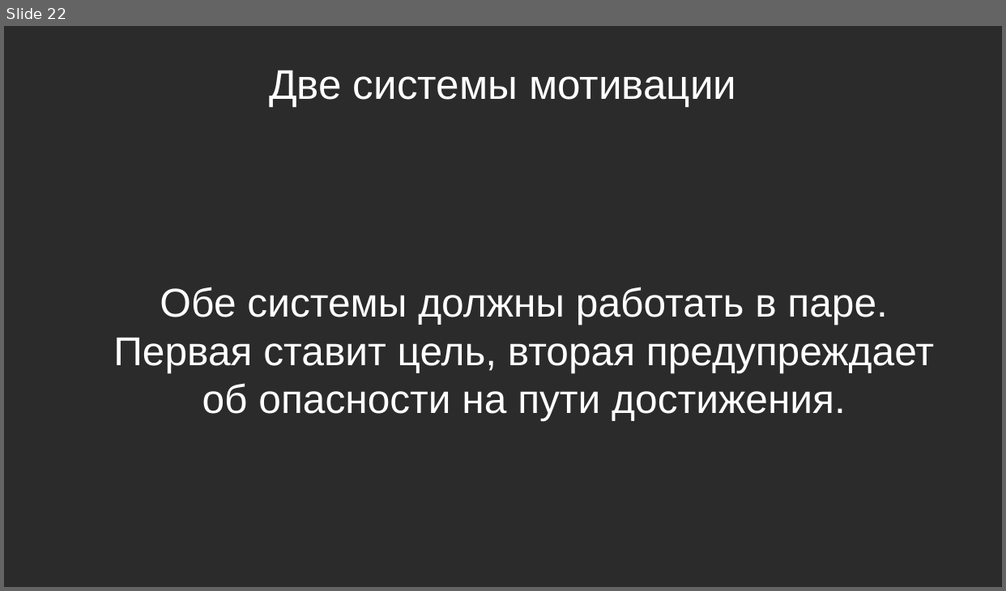
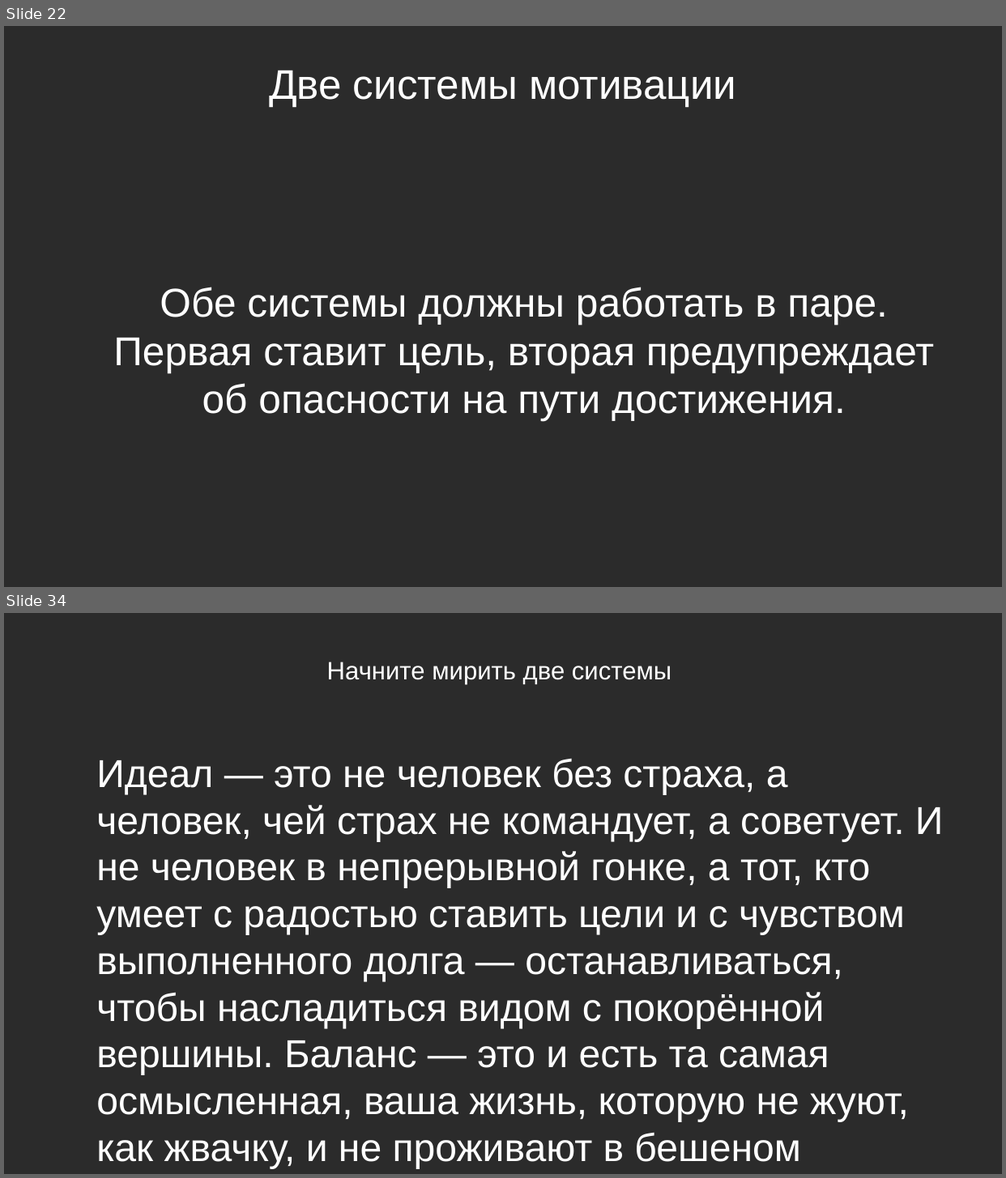
Before and after one commit to Chularev/articles, a slide deck: Psychology/Гомеостаз и мотивация (практика).odp. Shown one above the other, each under a label of ours: slide 22 before the commit, slides 22 and 34 after it; the slides between them are not shown. The pictures are 1006x591 and 1006x1178 pixels, drawn with LibreOffice and Linux fonts; fonts in the diff are those of the drawing; background and template pictures are left out; a plain dark background stands for a picture behind light text. Boxes give left, top, right and bottom in pixels: in the first picture for what was removed or moved away, otherwise in the second. Text is boxed around its words. In the diff, an @@ line names an element or a change of style, - is before the commit and + after.

```diff
--- a/Psychology/Гомеостаз и мотивация (практика).odp
+++ b/Psychology/Гомеостаз и мотивация (практика).odp
@@ slide 34 added at (x1=4, y1=613, x2=1002, y2=1174), background picture (left out) @@
@@ title added at (x1=327, y1=662, x2=671, y2=685), 20 pt, text #FFFFFF @@
+Начните мирить две системы
@@ text added at (x1=96, y1=759, x2=944, y2=1169), 31 pt, text #FFFFFF @@
+Идеал — это не человек без страха, а человек, чей страх не командует, а советует. И не человек в непрерывной гонке, а тот, кто умеет с радостью ставить цели и с чувством выполненного долга — останавливаться, чтобы насладиться видом с покорённой вершины. Баланс — это и есть та самая осмысленная, ваша жизнь, которую не жуют, как жвачку, и не проживают в бешеном спринте
```
Also in this commit, not shown: 4 slides changed, 13 other slides added, 1 slide removed.
